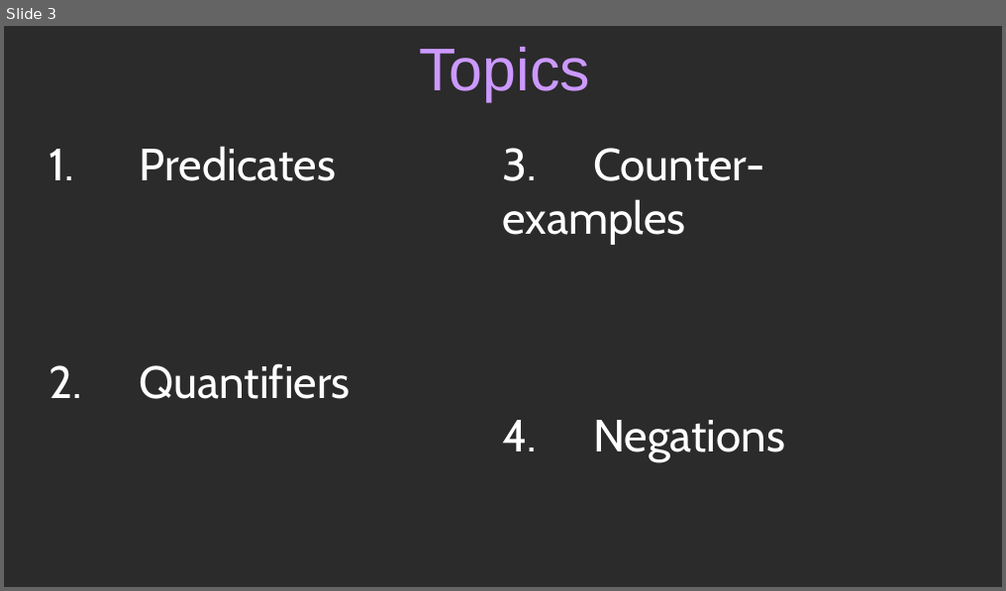
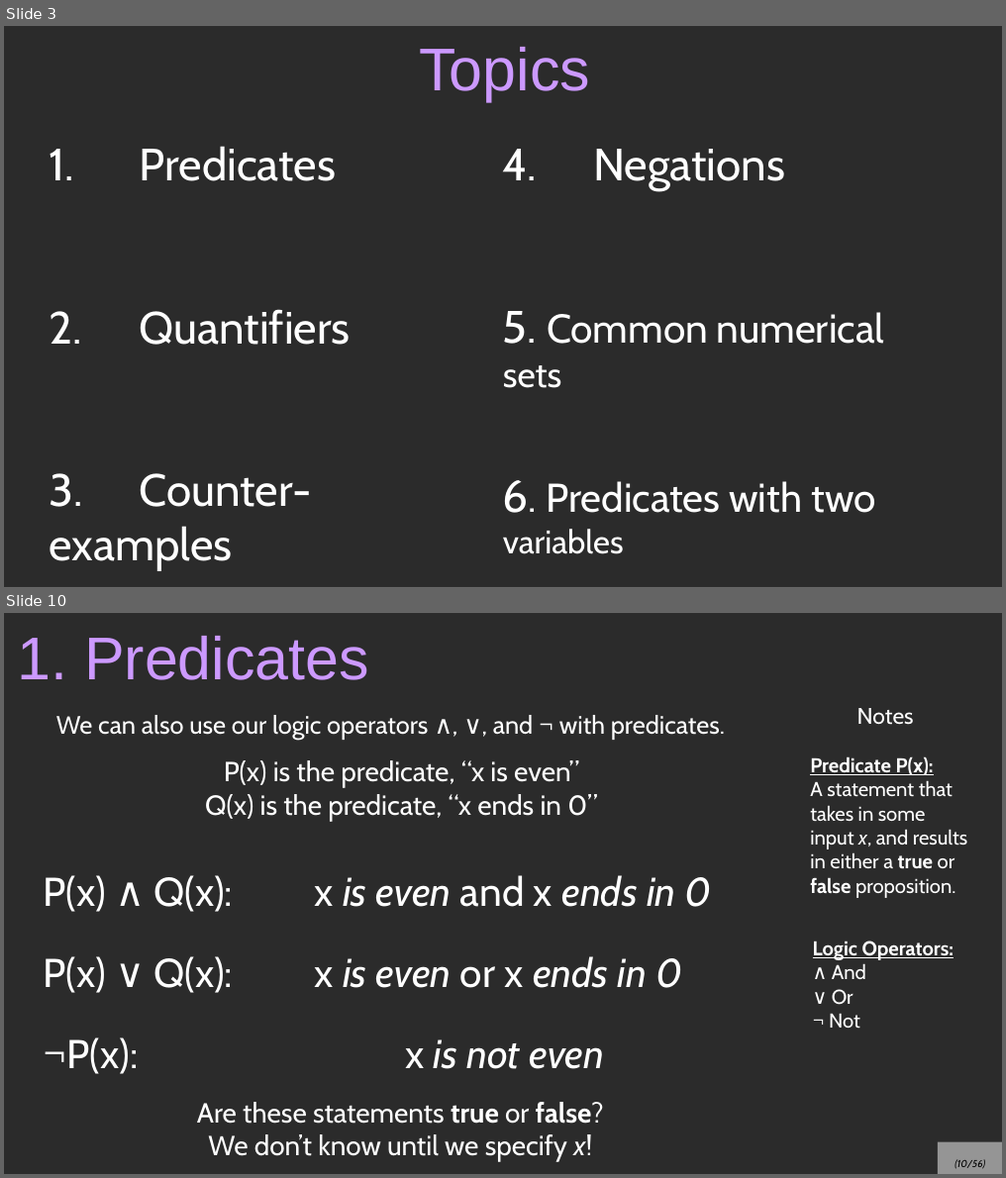
Before and after one commit to nguyenchithien/CS210-Discrete-Structures, a slide deck: Lectures/4_Predicates.odp. Shown one above the other, each under a label of ours: slide 3 before the commit, slides 3 and 10 after it; the slides between them are not shown. The pictures are 1006x591 and 1006x1178 pixels, drawn with LibreOffice and Linux fonts; fonts in the diff are those of the drawing; background and template pictures are left out; a plain dark background stands for a picture behind light text. Boxes give left, top, right and bottom in pixels: in the first picture for what was removed or moved away, otherwise in the second. Text is boxed around its words. In the diff, an @@ line names an element or a change of style, - is before the commit and + after.

Commit message:
Lecture about predicates done

```diff
--- a/Lectures/4_Predicates.odp
+++ b/Lectures/4_Predicates.odp
@@ slide 10 added at [4,613,1002,1174], background picture (left out) @@
@@ title added at [18,636,369,680], 48 pt, text #CC99FF @@
+1. Predicates
@@ text added at [56,715,725,740], 20 pt, text #FFFFFF @@
+We can also use our logic operators ∧, ∨, and ¬ with predicates.
@@ text added at [857,708,914,725], 18 pt, text #FFFFFF @@
+Notes
@@ text added at [205,761,598,821], 22 pt, text #FFFFFF @@
+P(x) is the predicate, “x is even”
+Q(x) is the predicate, “x ends in 0”
@@ text added at [810,757,968,898], 16 pt, text #FFFFFF @@
+Predicate P(x):
+A statement that takes in some input x, and results in either a true or false proposition.
@@ text added at [43,875,712,1074], 32 pt, text #FFFFFF @@
+P(x) ∧ Q(x): x is even and x ends in 0
+P(x) ∨ Q(x): x is even or x ends in 0
+¬P(x): x is not even
@@ text added at [813,941,954,1029], 16 pt, text #FFFFFF, bold, underline @@
+Logic Operators:
+∧ And
+∨ Or
+¬ Not
@@ text added at [197,1102,604,1162], 22 pt, text #FFFFFF @@
+Are these statements true or false?
+We don’t know until we specify x!
@@ page number added at [938,1143,1002,1174], fill #FFFFFF at 50% opacity, 8 pt, text #000000, italic @@
+(10/56)
@@ slide 3 changed as well @@
@@ text at [503,148,764,245]: paragraph removed @@
-3. Counter-examples
@@ text at [503,311,885,555]: paragraphs added @@
+5. Common numerical sets
+6. Predicates with two variables
@@ text at [49,473,311,571]: paragraph added @@
+3. Counter-examples
```
Also in this commit, not shown: 1 other slide changed, 53 other slides added, 3 slides removed, 1 other file.
